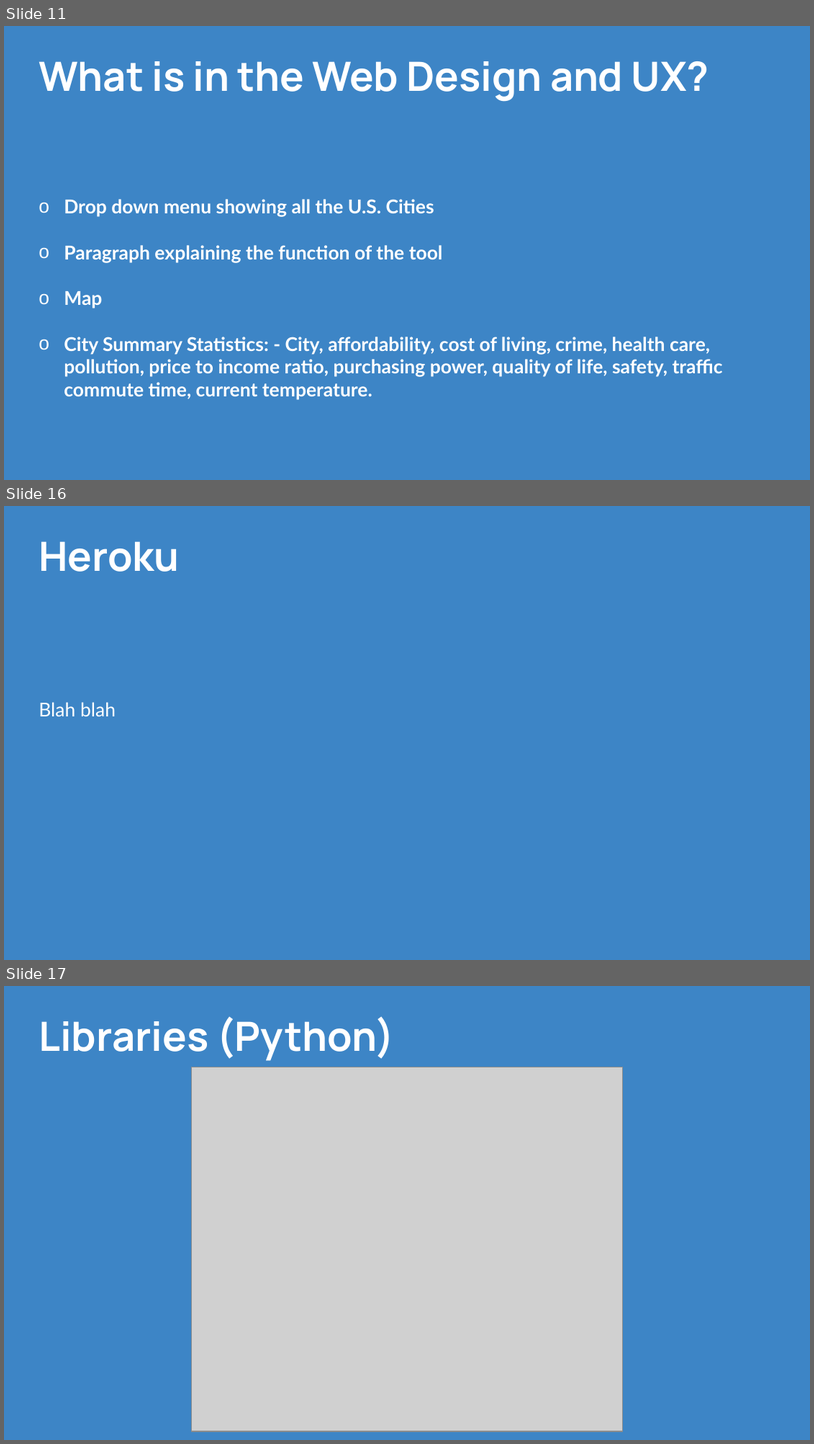
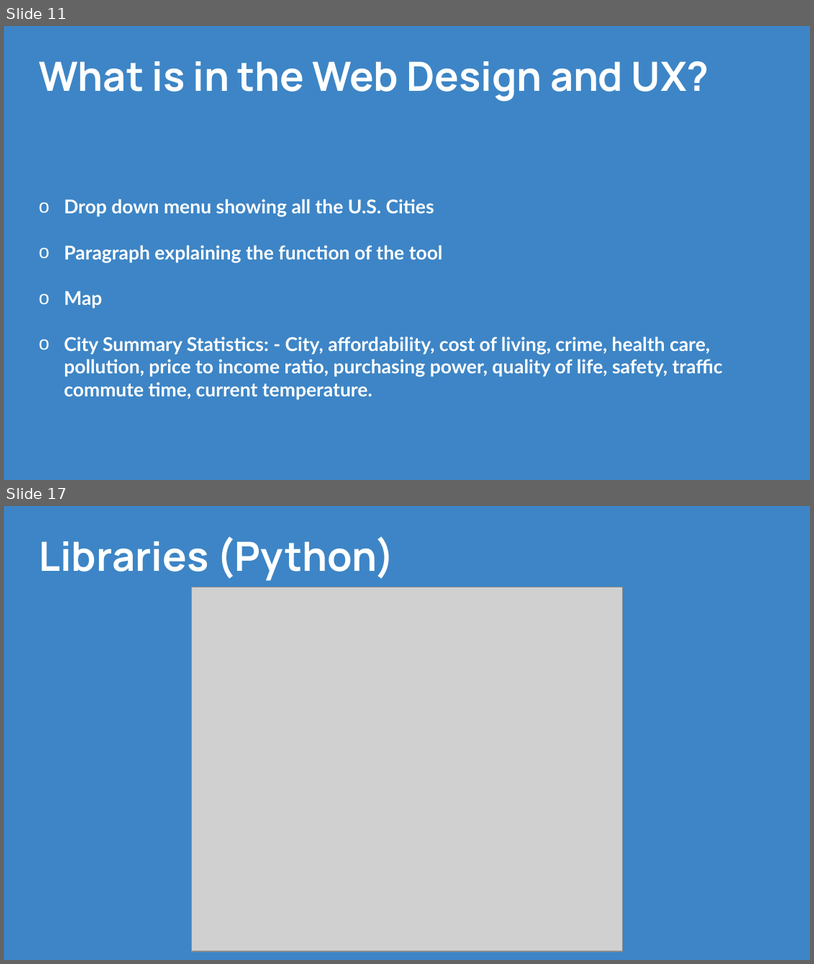
Before and after one commit to CPrince20/Homies, a slide deck: Homies City Collection.pptx. Shown one above the other, each under a label of ours: slides 11, 16 and 17 before the commit, slides 11 and 17 after it; the slides between them are not shown. The pictures are 814x1444 and 814x964 pixels, drawn with LibreOffice and Linux fonts; fonts in the diff are those of the drawing; grey boxes stand for pictures. Boxes give left, top, right and bottom in pixels: in the first picture for what was removed or moved away, otherwise in the second. Text is boxed around its words. In the diff, an @@ line names an element or a change of style, - is before the commit and + after.

```diff
--- a/Homies City Collection.pptx
+++ b/Homies City Collection.pptx
@@ slide 16 removed at [4, 506, 810, 960], background #3D85C6 @@
@@ title removed at [39, 541, 180, 572] @@
-Heroku
@@ text removed at [39, 702, 116, 716] @@
-Blah blah
```
Also in this commit, not shown: 1 slide changed, 4 slides added, 3 other slides removed, 3 other files.
